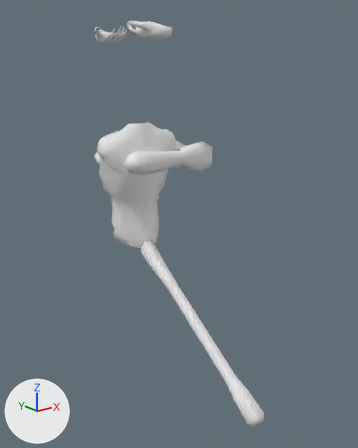
What one commit did to the Blender file extra/Tail Armor.blend.
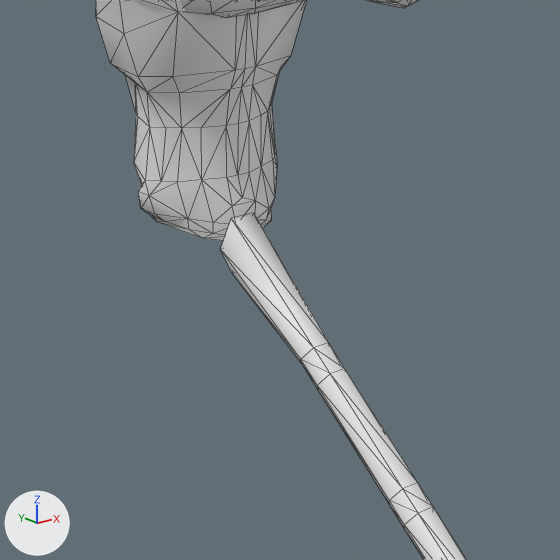
Each version is shown whole from a 50 mm lens placed at (-0.842, -1.215, 0.52), pointed at (0.027, -0.13, 0.086), then close up on the part from 19% to 70% of the width and 38% to 79% of the height. The axes (+X, +Y, +Z) are drawn at lower left. The lights are the same throughout. The first two pictures are the older version. The close-ups show mesh edges as thin lines.

In view in the first close-up: 'Tri Chest.001', 'Tri Left Foot.001', 'Tri Tail.001'.
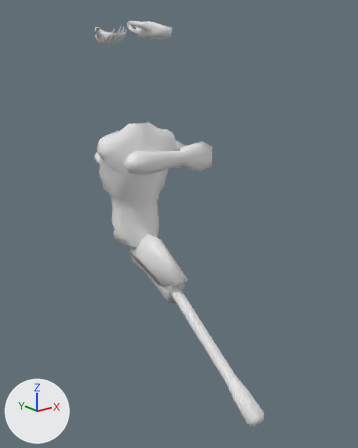
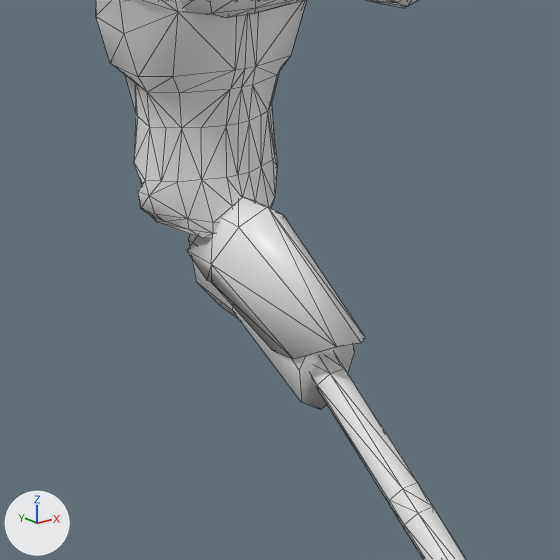
Edits to the scene script, one JSON object a line:
```json
{"op": "add", "block": "mat_indoril_guard_chain_sleeve", "code": ["mat_indoril_guard_chain_sleeve = principled_material('Indoril Guard Chain Sleeve')", "mat_indoril_guard_chain_sleeve.base_color = (0.8, 0.8, 0.8)  # white #e7e7e7", "mat_indoril_guard_chain_sleeve.roughness = 0.4"]}
{"op": "add", "block": "mat_indoril_guard_plate", "code": ["mat_indoril_guard_plate = principled_material('Indoril Guard Plate')", "mat_indoril_guard_plate.base_color = (0.8, 0.8, 0.8)  # white #e7e7e7", "mat_indoril_guard_plate.roughness = 0.4"]}
{"op": "add", "block": "me_cylinder_082", "code": ["me_cylinder_082 = bpy.data.meshes.new('Cylinder.082')", "me_cylinder_082.from_pydata(...)  # 24 vertices, 18 faces; spans x -1.11..1.11, y -1.82..2.98, z -1.29..2.95", "me_cylinder_082.polygons.foreach_set('use_smooth', [True] * 18)"]}
{"op": "add", "block": "me_cylinder_074", "code": ["me_cylinder_074 = bpy.data.meshes.new('Cylinder.074')", "me_cylinder_074.from_pydata(...)  # 24 vertices, 44 faces; spans x -0.6..0.6, y -1.0..0.49, z -1.41..1.58", "me_cylinder_074.polygons.foreach_set('use_smooth', [True] * 44)"]}
{"op": "add", "block": "ob_indoril_guard_chain_sleeve_001", "code": ["ob_indoril_guard_chain_sleeve_001 = bpy.data.objects.new('Indoril Guard Chain Sleeve.001', me_cylinder_082)", "ob_indoril_guard_chain_sleeve_001.location = (0.0, -0.098, -0.08)", "ob_indoril_guard_chain_sleeve_001.rotation_euler = (-0.962, 0.0, 0.0)  # degrees (-55, 0, 0)", "ob_indoril_guard_chain_sleeve_001.scale = (0.0331, 0.0331, 0.0606)", "ob_indoril_guard_chain_sleeve_001.material_slots[0].link = 'OBJECT'; ob_indoril_guard_chain_sleeve_001.material_slots[0].material = mat_indoril_guard_chain_sleeve  # white #e7e7e7"]}
{"op": "add", "block": "ob_indoril_guard_armor_001", "code": ["ob_indoril_guard_armor_001 = bpy.data.objects.new('Indoril Guard Armor.001', me_cylinder_074)", "ob_indoril_guard_armor_001.location = (0.0, -0.075, -0.07)", "ob_indoril_guard_armor_001.rotation_euler = (-1.024, 0.0, 0.0)  # degrees (-59, 0, 0)", "ob_indoril_guard_armor_001.scale = (0.0734, 0.0734, 0.0734)", "ob_indoril_guard_armor_001.material_slots[0].link = 'OBJECT'; ob_indoril_guard_armor_001.material_slots[0].material = mat_indoril_guard_plate  # white #e7e7e7"]}
```

What differs and where, as boxes [x1, y1, x2, y2] in the close-ups (560 x 560 px):
```json
{"object": "Indoril Guard Armor.001", "change": "added", "after": [187, 197, 366, 359]}
{"object": "Indoril Guard Chain Sleeve.001", "change": "added", "after": [188, 234, 355, 410]}
```
